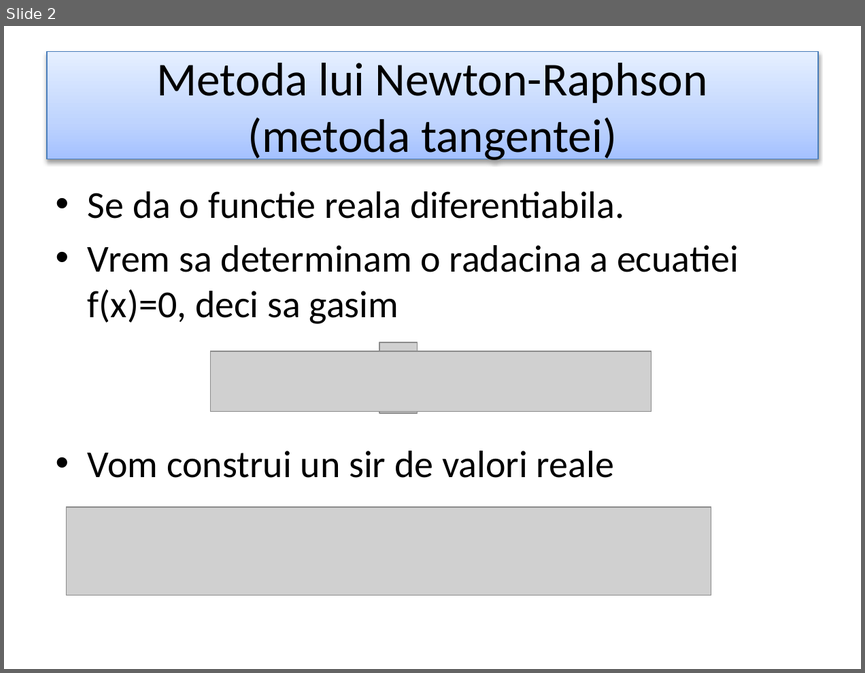
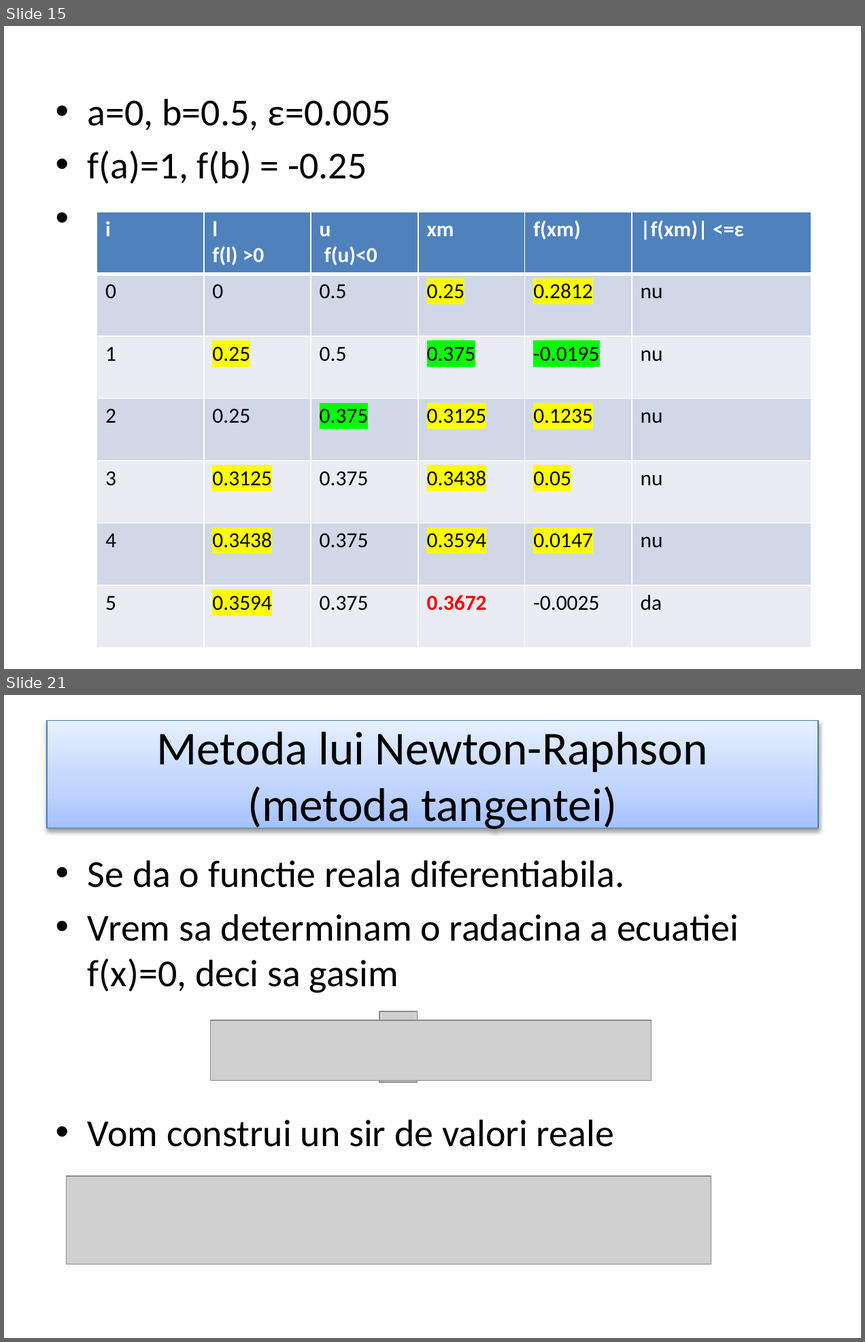
Before and after one commit to ArmynC/ArminC-UTM-Info, a slide deck: Anul 1/Semestrul II/Calcul numeric/Curs 5/Lectie.pptx. Shown one above the other, each under a label of ours: slide 2 before the commit, slides 15 and 21 after it; the slides between them are not shown. The pictures are 865x673 and 865x1342 pixels, drawn with LibreOffice and Linux fonts; fonts in the diff are those of the drawing; grey boxes stand for pictures. Boxes give left, top, right and bottom in pixels: in the first picture for what was removed or moved away, otherwise in the second. Text is boxed around its words. In the diff, an @@ line names an element or a change of style, - is before the commit and + after.

```diff
--- a/Anul 1/Semestrul II/Calcul numeric/Curs 5/Lectie.pptx
+++ b/Anul 1/Semestrul II/Calcul numeric/Curs 5/Lectie.pptx
@@ slide 15 added at box(4, 26, 861, 669), background #FFFFFF @@
@@ text added at box(88, 99, 391, 184), 32 pt, text #000000 @@
+• a=0, b=0.5, ε=0.005
+• f(a)=1, f(b) = -0.25
@@ table added at box(96, 212, 810, 648), 7 rows, 6 columns @@
+i | l / f(l) >0 | u / f(u)<0 | xm | f(xm) | |f(xm)| <=ε
+0 | 0 | 0.5 | 0.25 | 0.2812 | nu
+1 | 0.25 | 0.5 | 0.375 | -0.0195 | nu
+2 | 0.25 | 0.375 | 0.3125 | 0.1235 | nu
+3 | 0.3125 | 0.375 | 0.3438 | 0.05 | nu
+4 | 0.3438 | 0.375 | 0.3594 | 0.0147 | nu
+5 | 0.3594 | 0.375 | 0.3672 | -0.0025 | da
@@ what was slide 2 is now slide 21 @@
```
Also in this commit, not shown: 31 other slides added, 9 other files.
